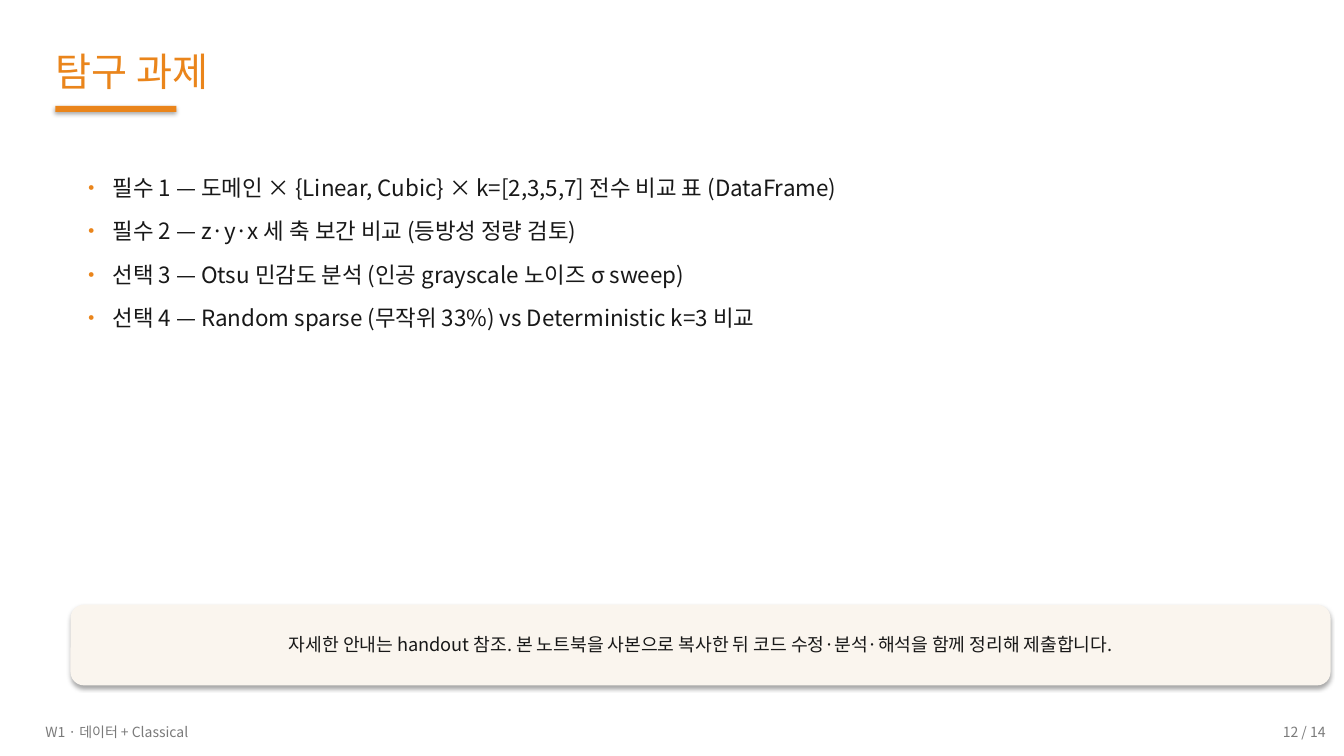
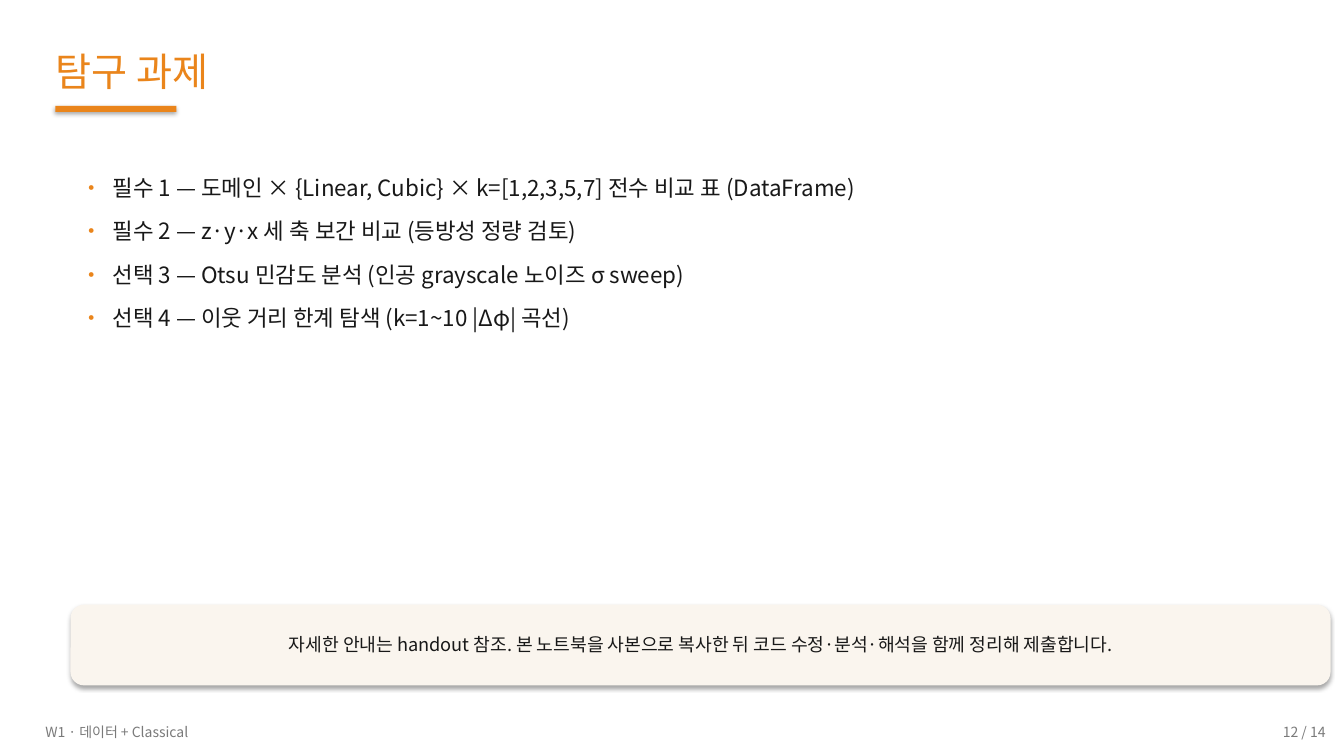
Before and after one commit to 01willy/Digital_rock_DL_Education, a slide deck: slide 12 of web/downloads/shared/w1/W1.pptx. Drawn at 1344x756 pixels with LibreOffice and Linux fonts; fonts in the diff are those of the drawing. Boxes give left, top, right and bottom in pixels: in the first picture for what was removed or moved away, otherwise in the second. Text is boxed around its words. In the diff, an @@ line names an element or a change of style, - is before the commit and + after.

```diff
--- a/web/downloads/shared/w1/W1.pptx
+++ b/web/downloads/shared/w1/W1.pptx
@@ text at (x1=113, y1=177, x2=855, y2=201): text changed @@
-• 필수 1 — 도메인 × {Linear, Cubic} × k=[2,3,5,7] 전수 비교 표 (DataFrame)
+• 필수 1 — 도메인 × {Linear, Cubic} × k=[1,2,3,5,7] 전수 비교 표 (DataFrame)
@@ text at (x1=113, y1=307, x2=570, y2=332): text changed @@
-• 선택 4 — Random sparse (무작위 33%) vs Deterministic k=3 비교
+• 선택 4 — 이웃 거리 한계 탐색 (k=1~10 |Δφ| 곡선)
```
Also in this commit, not shown: 3 other slides changed, 30 other files.
